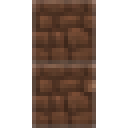
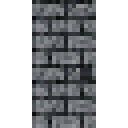
Two versions of the same layered image (w=128, h=128). Layer-by-layer changes:
added layer "Visible" above "Copie de castle_pavement_brick.png" over [32, 0, 96, 128]
added layer "Copie de castle_pavement_brick.png" above "castle_pavement_brick.png" over [32, 0, 96, 64]
added layer "castle_pavement_brick.png" above "castle_secret_stonewall_door_top.png" over [32, 64, 96, 128]
